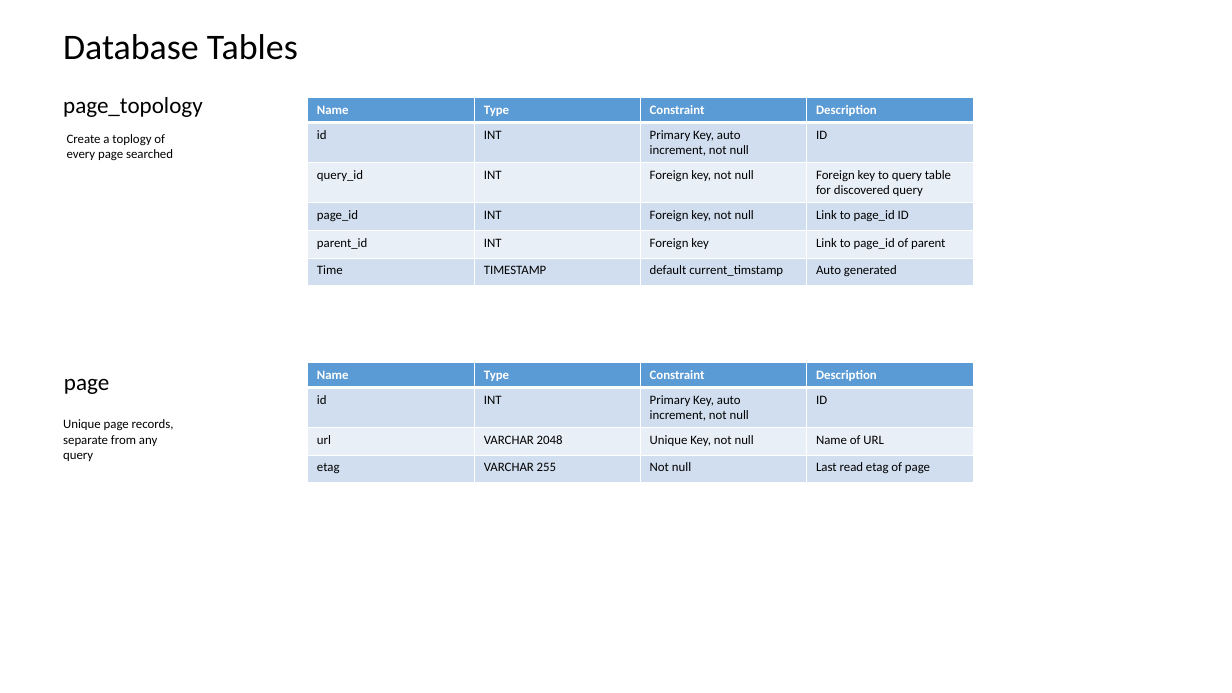
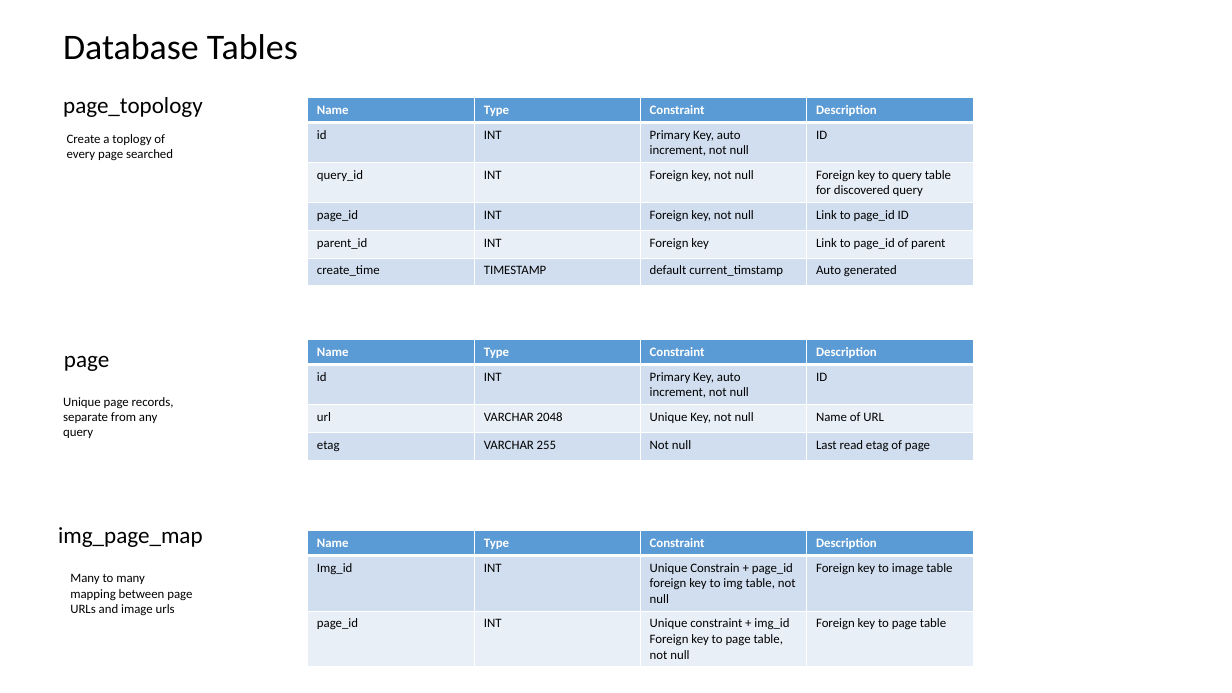
Before and after one commit to datim/squid, a slide deck: slide 13 of docs/design.pptx. Drawn at 1232x693 pixels with LibreOffice and Linux fonts; fonts in the diff are those of the drawing. Boxes give left, top, right and bottom in pixels: in the first picture for what was removed or moved away, otherwise in the second. Text is boxed around its words. In the diff, an @@ line names an element or a change of style, - is before the commit and + after.

```diff
--- a/docs/design.pptx
+++ b/docs/design.pptx
@@ table at [308, 98, 974, 287] @@
-row 6, column 1: Time
+row 6, column 1: create_time
@@ 2 texts, 1 table: place and size @@
-2 texts, 1 table at [63, 362, 974, 482]
+2 texts, 1 table at [63, 340, 974, 460]
@@ text added at [58, 527, 203, 547], 18 pt, text #000000 @@
+img_page_map
@@ table added at [308, 531, 974, 667], 3 rows, 4 columns @@
+Name | Type | Constraint | Description
+Img_id | INT | Unique Constrain + page_id foreign key to img table, not null | Foreign key to image table
+page_id | INT | Unique constraint + img_id Foreign key to page table, not null | Foreign key to page table
@@ text added at [70, 573, 192, 615], 10 pt, text #000000 @@
+Many to many mapping between page URLs and image urls
```
Also in this commit, not shown: 1 other slide changed, 1 other file.
